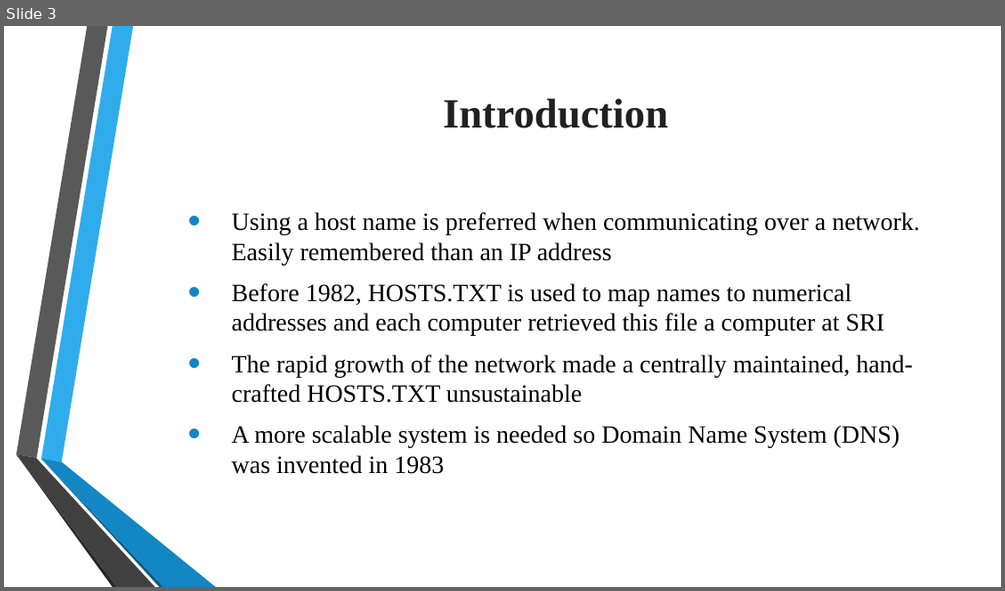
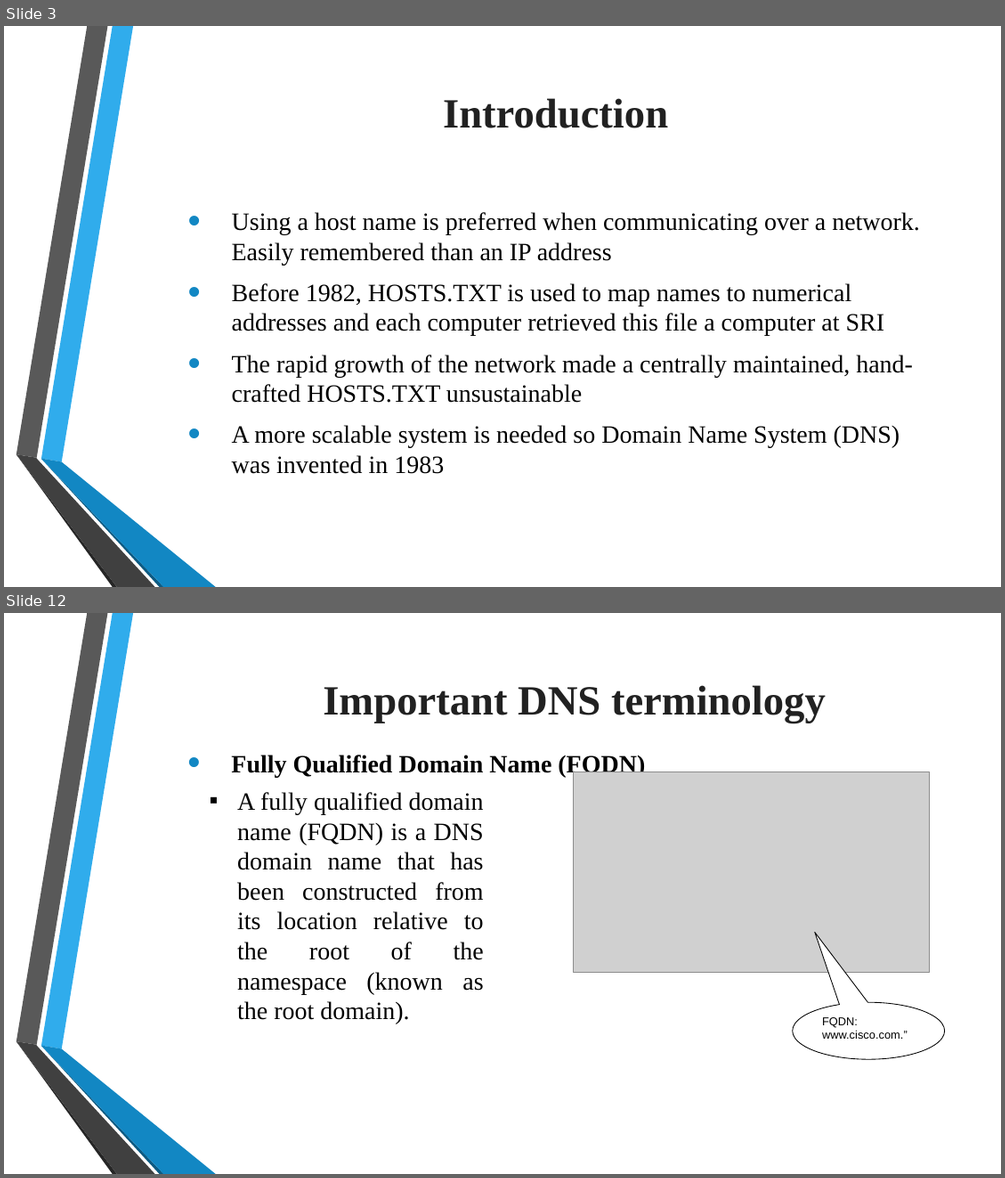
Before and after one commit to tiendatdk3493/Tai_Lieu, a slide deck: Domain Name System (DNS).pptx. Shown one above the other, each under a label of ours: slide 3 before the commit, slides 3 and 12 after it; the slides between them are not shown. The pictures are 1005x591 and 1005x1178 pixels, drawn with LibreOffice and Linux fonts; fonts in the diff are those of the drawing; grey boxes stand for pictures; background and template pictures are left out. Boxes give left, top, right and bottom in pixels: in the first picture for what was removed or moved away, otherwise in the second. Text is boxed around its words. In the diff, an @@ line names an element or a change of style, - is before the commit and + after.

```diff
--- a/Domain Name System (DNS).pptx
+++ b/Domain Name System (DNS).pptx
@@ slide 12 added at bbox=[4, 613, 1001, 1174], background picture (left out); not listed: 6 template elements that a slide beside it also shows @@
@@ text added at bbox=[323, 685, 825, 723], 40 pt, text #212121, bold @@
+  Important DNS terminology
@@ text added at bbox=[231, 753, 645, 777], 24 pt, text #000000, bold @@
+  • Fully Qualified Domain Name (FQDN)
@@ picture added at bbox=[573, 771, 929, 972] @@
@@ text added at bbox=[237, 792, 484, 1024], 24 pt, text #000000 @@
+  ▪ A fully qualified domain name (FQDN) is a DNS domain name that has been constructed from its location relative to the root of the namespace (known as the root domain).
@@ speech bubble added at bbox=[793, 1003, 945, 1060], fill #FFFFFF, outline #000000 0.75 pt, 11 pt, text #000000 @@
+FQDN: www.cisco.com.”
```
Also in this commit, not shown: 2 slides changed, 15 other slides added.
